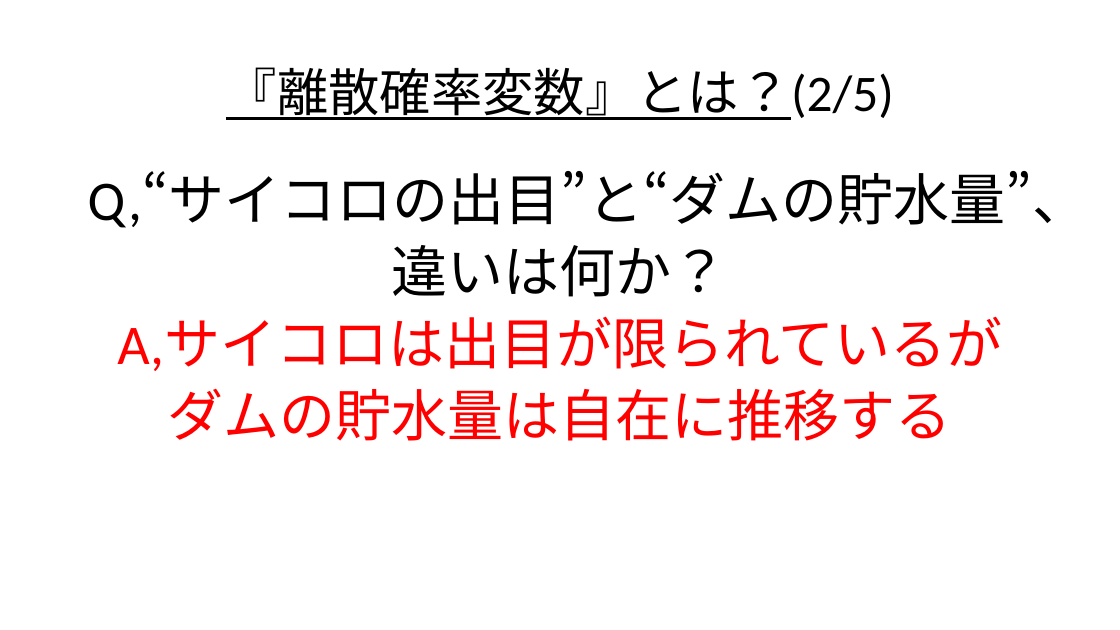
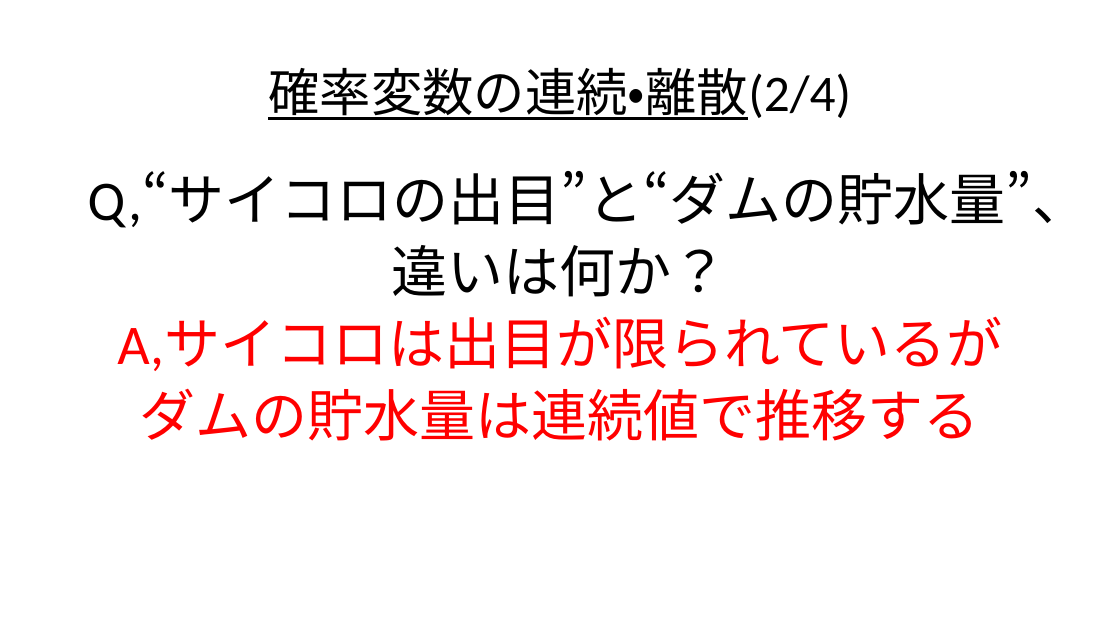
Before and after one commit to Ryo-KATAYAMA/Senior_Project, a slide deck: slide 12 of Chapter4.pptx (slide 11 before the commit). Drawn at 1120x630 pixels with LibreOffice and Linux fonts; fonts in the diff are those of the drawing. Boxes give left, top, right and bottom in pixels: in the first picture for what was removed or moved away, otherwise in the second. Text is boxed around its words. In the diff, an @@ line names an element or a change of style, - is before the commit and + after.

```diff
--- a/Chapter4.pptx
+++ b/Chapter4.pptx
@@ title at (x1=268, y1=67, x2=851, y2=120): text changed @@
-『離散確率変数』とは？(2/5)
+確率変数の連続・離散(2/4)
@@ text at (x1=140, y1=388, x2=980, y2=441): text changed @@
-ダムの貯水量は自在に推移する
+ダムの貯水量は連続値で推移する
```
Also in this commit, not shown: 20 other slides changed, 13 slides added, 1 slide removed.
